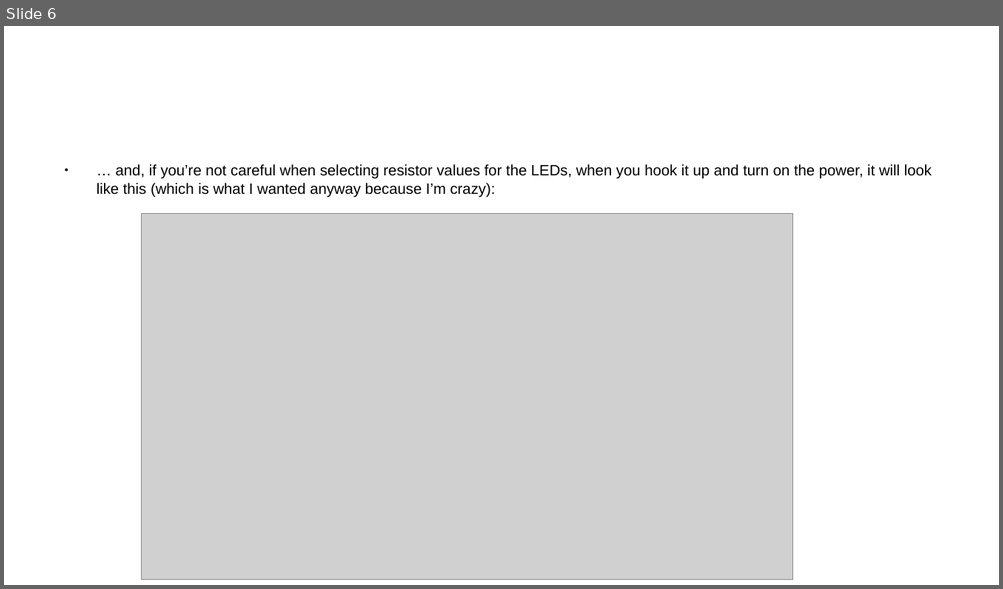
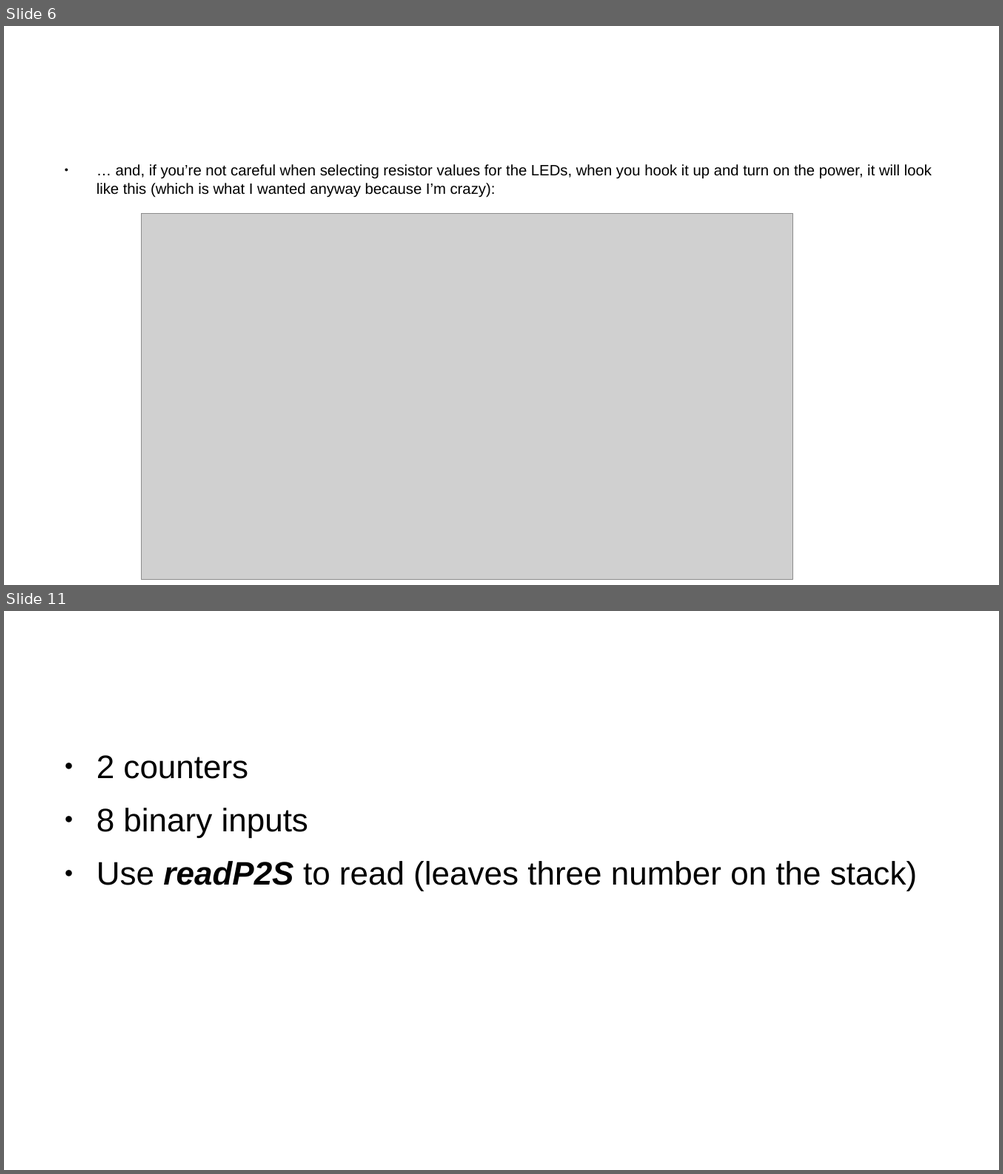
Before and after one commit to turnimator/esp32superexpander, a slide deck: SuperexpanderPresentation.odp. Shown one above the other, each under a label of ours: slide 6 before the commit, slides 6 and 11 after it; the slides between them are not shown. The pictures are 1003x589 and 1003x1174 pixels, drawn with LibreOffice and Linux fonts; fonts in the diff are those of the drawing; grey boxes stand for pictures; background and template pictures are left out. Boxes give left, top, right and bottom in pixels: in the first picture for what was removed or moved away, otherwise in the second. Text is boxed around its words. In the diff, an @@ line names an element or a change of style, - is before the commit and + after.

```diff
--- a/SuperexpanderPresentation.odp
+++ b/SuperexpanderPresentation.odp
@@ slide 11 added at [4,611,999,1170], background #FFFFFF @@
@@ text added at [96,755,916,891], 26 pt, text #000000 @@
+● 2 counters
+● 8 binary inputs
+● Use readP2S to read (leaves three number on the stack)
@@ title added at [222,808,308,838], 35.7 pt, text #FFFFFF @@
+Inputs
```
Also in this commit, not shown: 4 other slides added, 1 slide removed.
